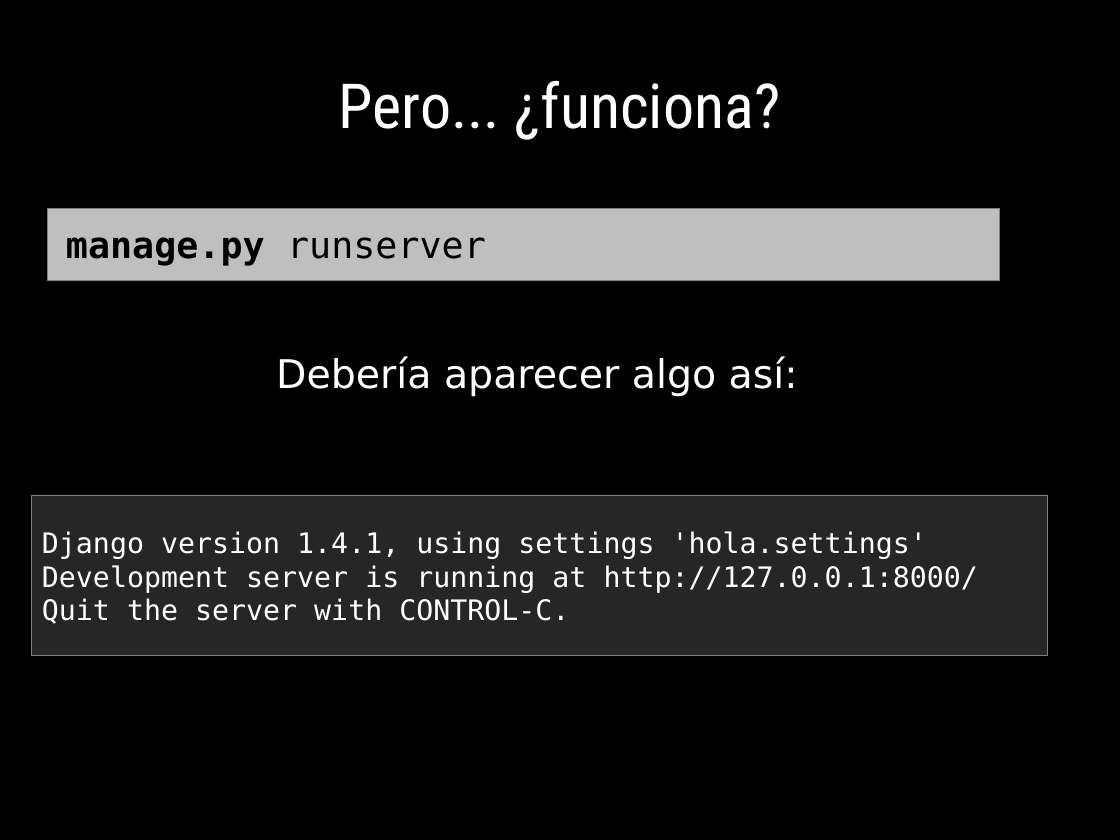
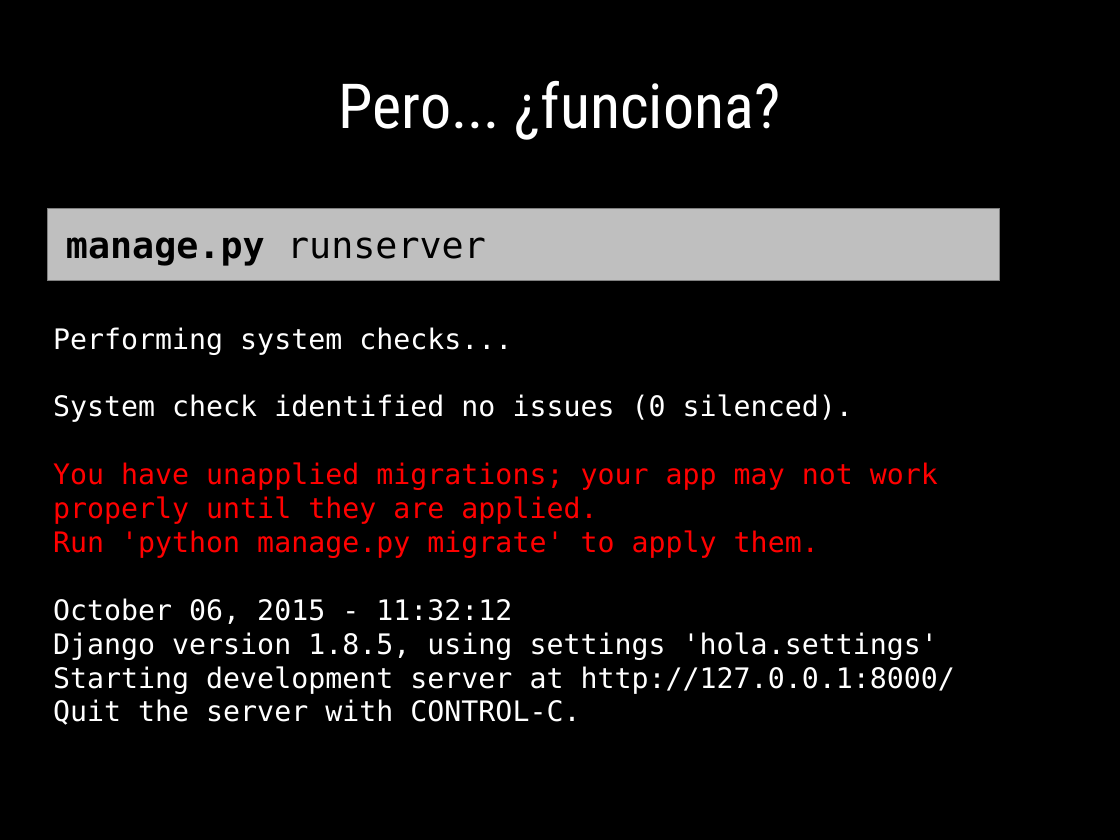
Before and after one commit to euribates/curso-django, a slide deck: slide 19 of presentacion/curso_django.odp (slide 18 before the commit). Drawn at 1120x840 pixels with LibreOffice and Linux fonts; fonts in the diff are those of the drawing. Boxes give left, top, right and bottom in pixels: in the first picture for what was removed or moved away, otherwise in the second. Text is boxed around its words. In the diff, an @@ line names an element or a change of style, - is before the commit and + after.

Commit message:
Cambio en presentacion -> Django 1.8

```diff
--- a/presentacion/curso_django.odp
+++ b/presentacion/curso_django.odp
@@ text "Performing system checks...": place and size @@
-text "Performing system checks..." at (42, 531, 978, 624)
+text "Performing system checks..." at (53, 327, 955, 725)
@@ text at (53, 327, 955, 694): text changed @@
-Django version 1.4.1, using settings 'hola.settings'
-Development server is running at http://127.0.0.1:8000/
+Performing system checks...
+System check identified no issues (0 silenced).
+You have unapplied migrations; your app may not work properly until they are applied.
+Run 'python manage.py migrate' to apply them.
+October 06, 2015 - 11:32:12
+Django version 1.8.5, using settings 'hola.settings'
+Starting development server at http://127.0.0.1:8000/
@@ text removed at (276, 356, 798, 397) @@
-Debería aparecer algo así:
@@ rectangle removed at (32, 496, 1048, 656) @@
```
Also in this commit, not shown: 31 other slides changed, 14 slides added, 2 slides removed, 11 other files.
